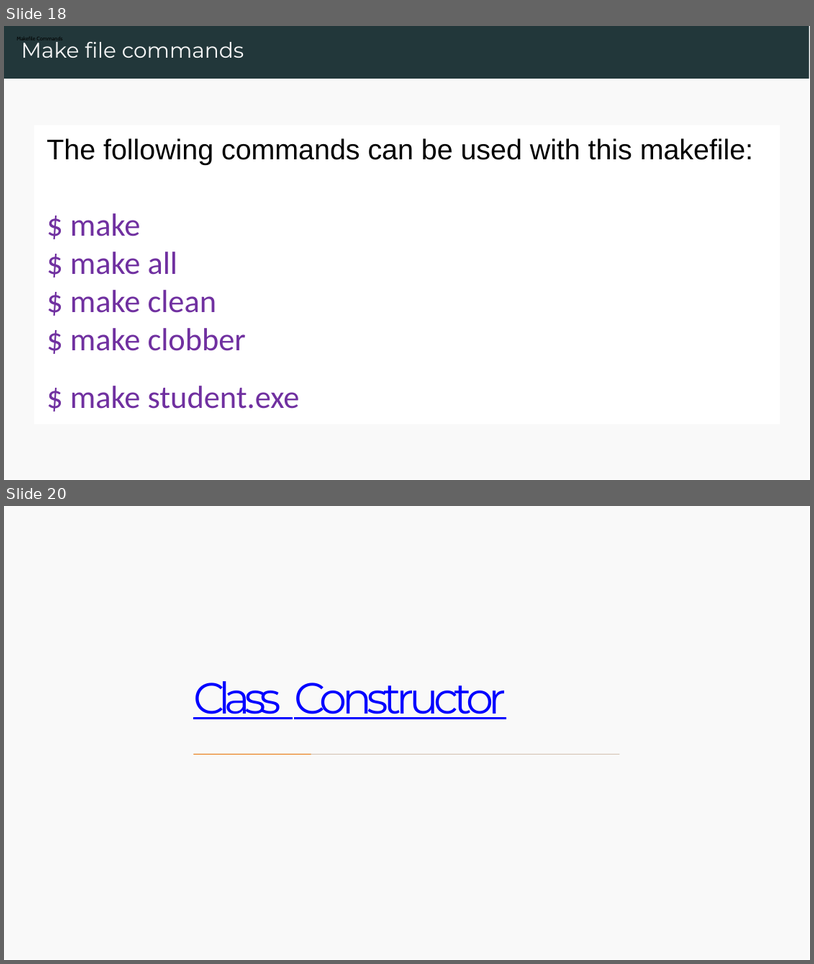
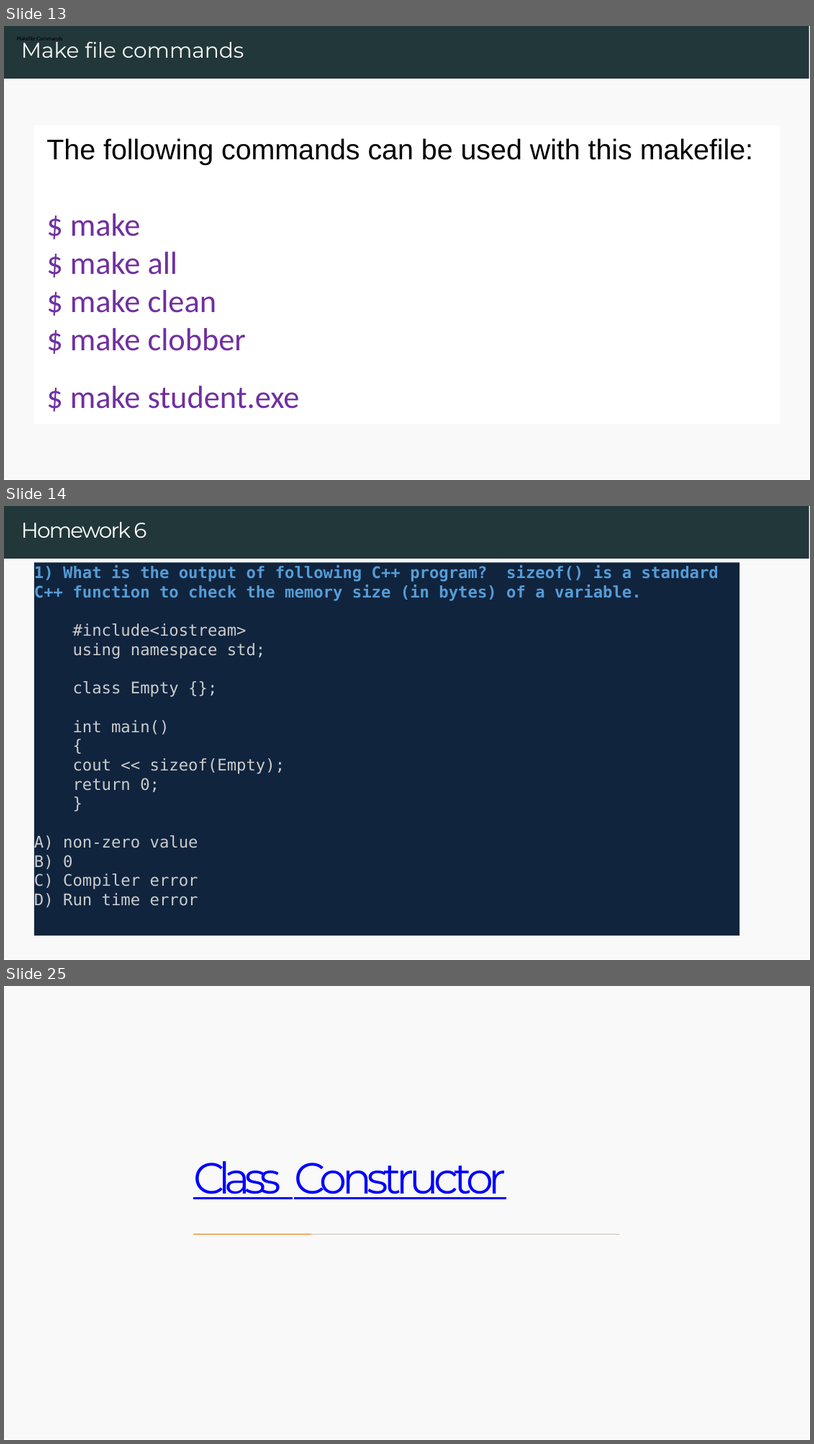
Before and after one commit to owenjchen/cpp, a slide deck: Week7_Classes_Part_2.pptx. Shown one above the other, each under a label of ours: slides 18 and 20 before the commit, slides 13, 14 and 25 after it; the slides between them are not shown. The pictures are 814x964 and 814x1444 pixels, drawn with LibreOffice and Linux fonts; fonts in the diff are those of the drawing. Boxes give left, top, right and bottom in pixels: in the first picture for what was removed or moved away, otherwise in the second. Text is boxed around its words. In the diff, an @@ line names an element or a change of style, - is before the commit and + after.

```diff
--- a/Week7_Classes_Part_2.pptx
+++ b/Week7_Classes_Part_2.pptx
@@ slide 14 added at <box>4,506,810,960</box>, background #FFFFFF; not listed: 2 template elements that a slide beside it also shows @@
@@ title added at <box>21,522,147,538</box>, 12 pt, text #FFFFFF @@
+Homework 6
@@ text added at <box>35,562,740,935</box>, fill #0F243E, 9 pt, text #CCCCCC @@
+1) What is the output of following C++ program? sizeof() is a standard C++ function to check the memory size (in bytes) of a variable.
+#include<iostream>
+using namespace std;
+class Empty {};
+int main()
+{
+cout << sizeof(Empty);
+return 0;
+}
+A) non-zero value
+B) 0
+C) Compiler error
+D) Run time error
@@ what was slide 18 is now slide 13 @@
@@ what was slide 20 is now slide 25 @@
```
Also in this commit, not shown: 1 slide changed, 10 other slides added, 8 slides removed, 27 other files.
